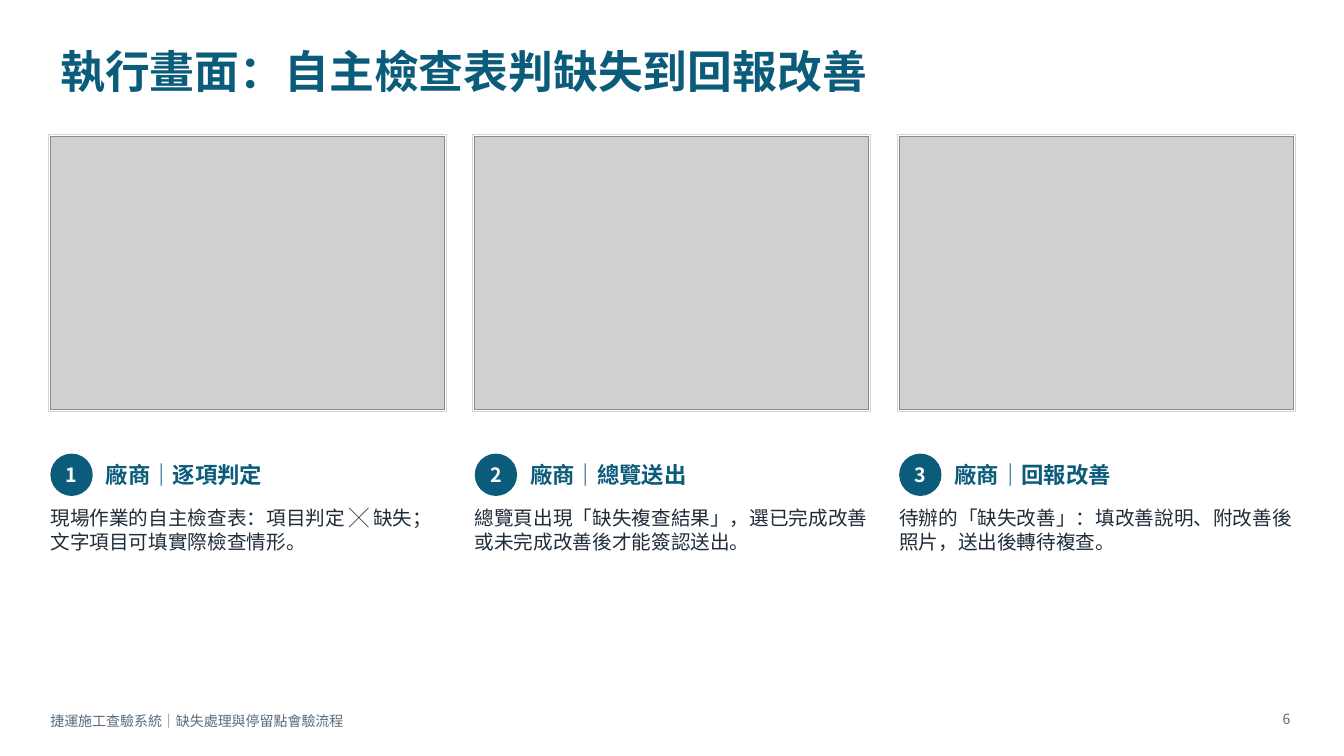
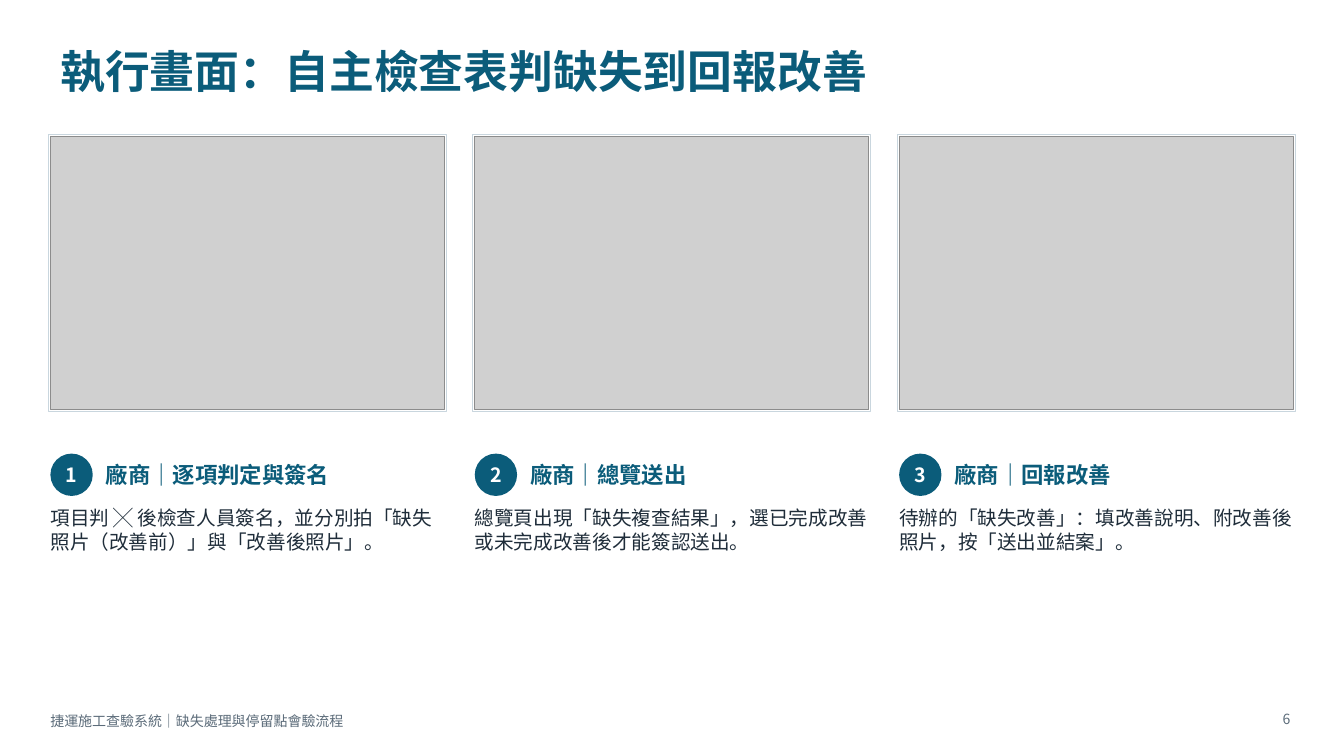
Before and after one commit to brianchou7310/MRT-Construction-QMS, a slide deck: slide 6 of 捷運施工查驗系統_缺失與停留點流程說明.pptx. Drawn at 1344x756 pixels with LibreOffice and Linux fonts; fonts in the diff are those of the drawing; grey boxes stand for pictures. Boxes give left, top, right and bottom in pixels: in the first picture for what was removed or moved away, otherwise in the second. Text is boxed around its words. In the diff, an @@ line names an element or a change of style, - is before the commit and + after.

```diff
--- a/捷運施工查驗系統_缺失與停留點流程說明.pptx
+++ b/捷運施工查驗系統_缺失與停留點流程說明.pptx
@@ text at bbox=[106, 463, 329, 486]: text changed @@
-廠商｜逐項判定
+廠商｜逐項判定與簽名
@@ text at bbox=[50, 508, 432, 551]: text changed @@
-現場作業的自主檢查表：項目判定 ╳ 缺失；文字項目可填實際檢查情形。
+項目判 ╳ 後檢查人員簽名，並分別拍「缺失照片（改善前）」與「改善後照片」。
@@ text at bbox=[899, 508, 1292, 551]: text changed @@
-待辦的「缺失改善」：填改善說明、附改善後照片，送出後轉待複查。
+待辦的「缺失改善」：填改善說明、附改善後照片，按「送出並結案」。
```
Also in this commit, not shown: 11 other slides changed, 1 other file.
